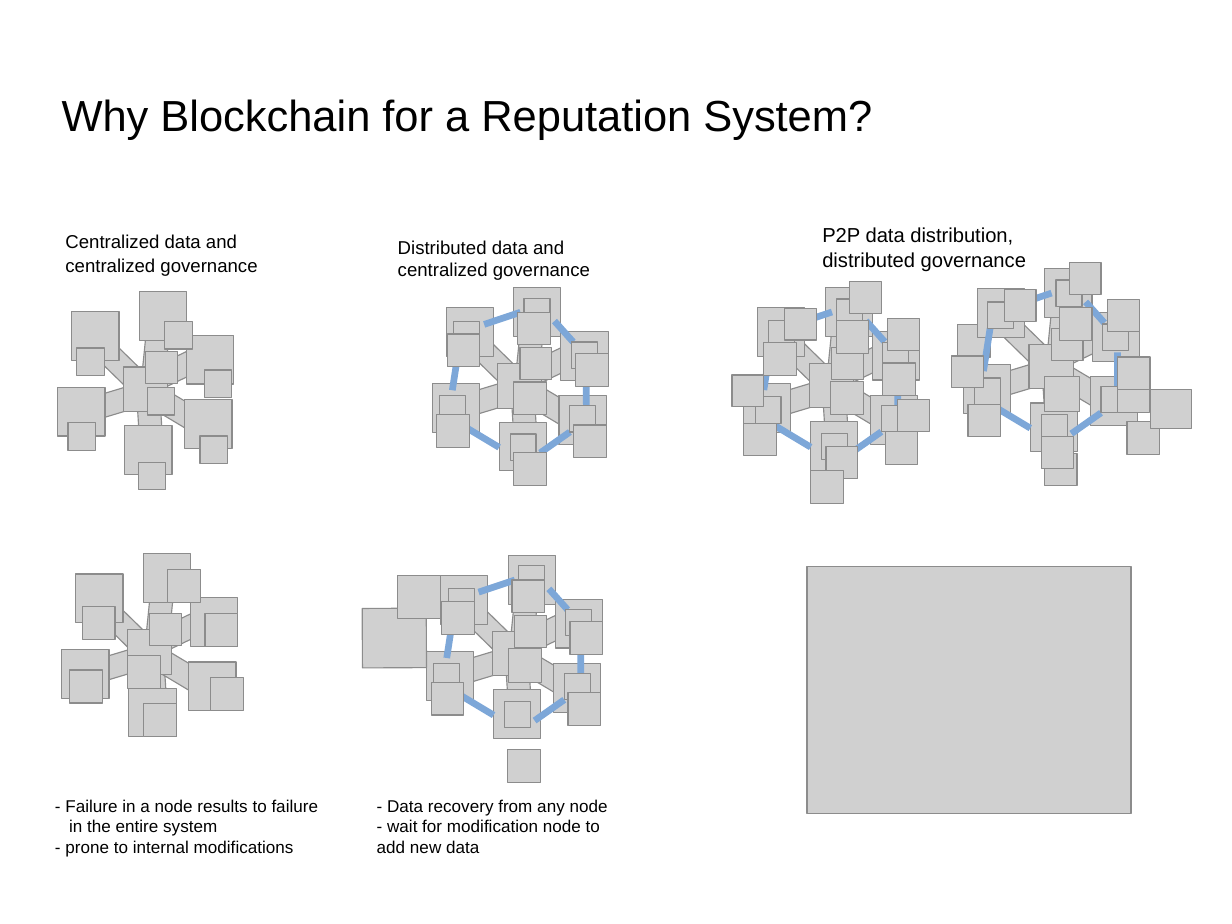
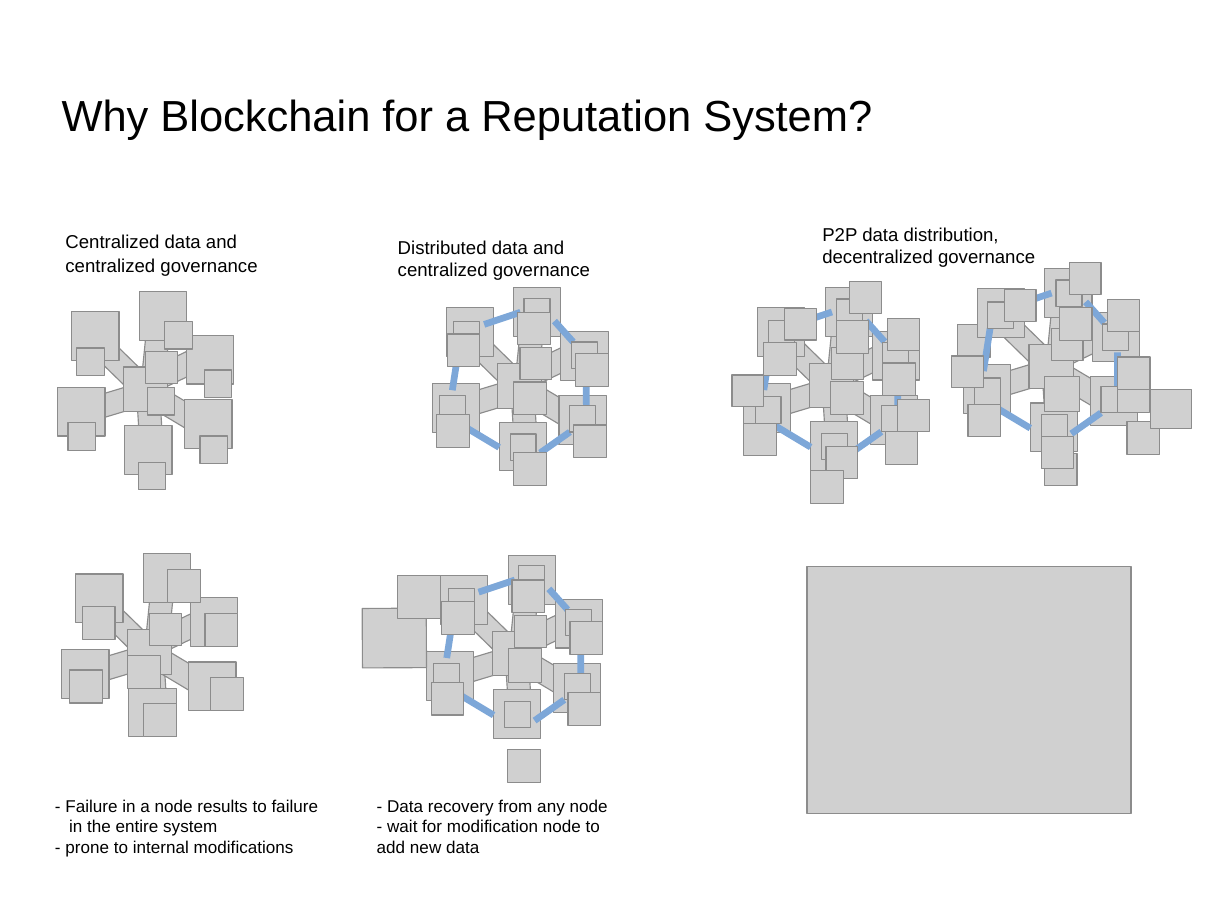
Before and after one commit to s2-t2/blockchain_reputation_system, a slide deck: slide 6 of documents/Presentation/Presentation.odp. Drawn at 1232x924 pixels with LibreOffice and Linux fonts; fonts in the diff are those of the drawing; grey boxes stand for pictures; background and template pictures are left out. Boxes give left, top, right and bottom in pixels: in the first picture for what was removed or moved away, otherwise in the second. Text is boxed around its words. In the diff, an @@ line names an element or a change of style, - is before the commit and + after.

```diff
--- a/documents/Presentation/Presentation.odp
+++ b/documents/Presentation/Presentation.odp
@@ text at (822,227,1035,267): text changed; size 13 to 12 pt @@
-P2P data distribution, distributed governance
+P2P data distribution, decentralized governance
```
Also in this commit, not shown: 3 other slides changed, 4 slides added, 21 other files.
